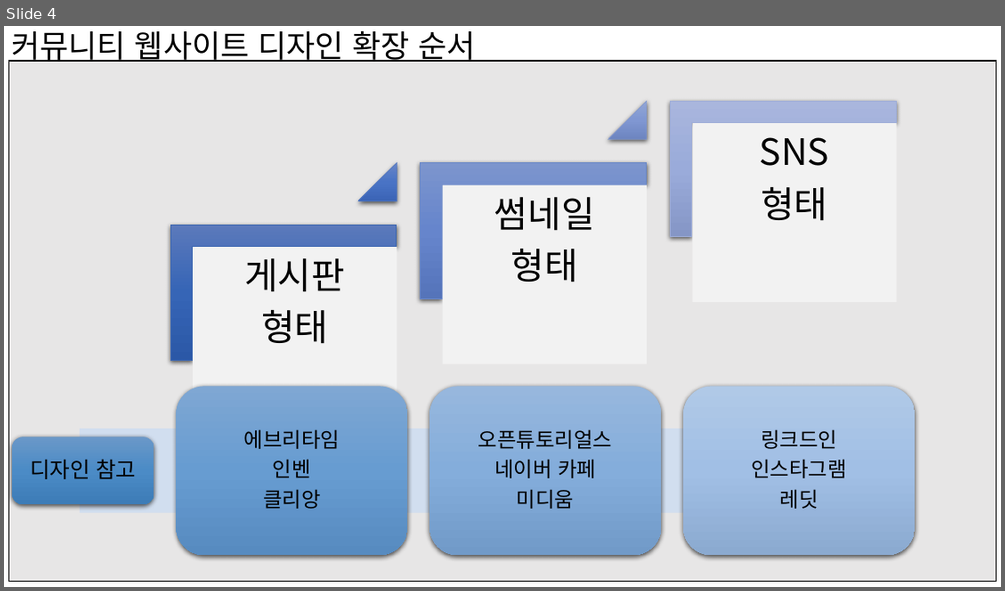
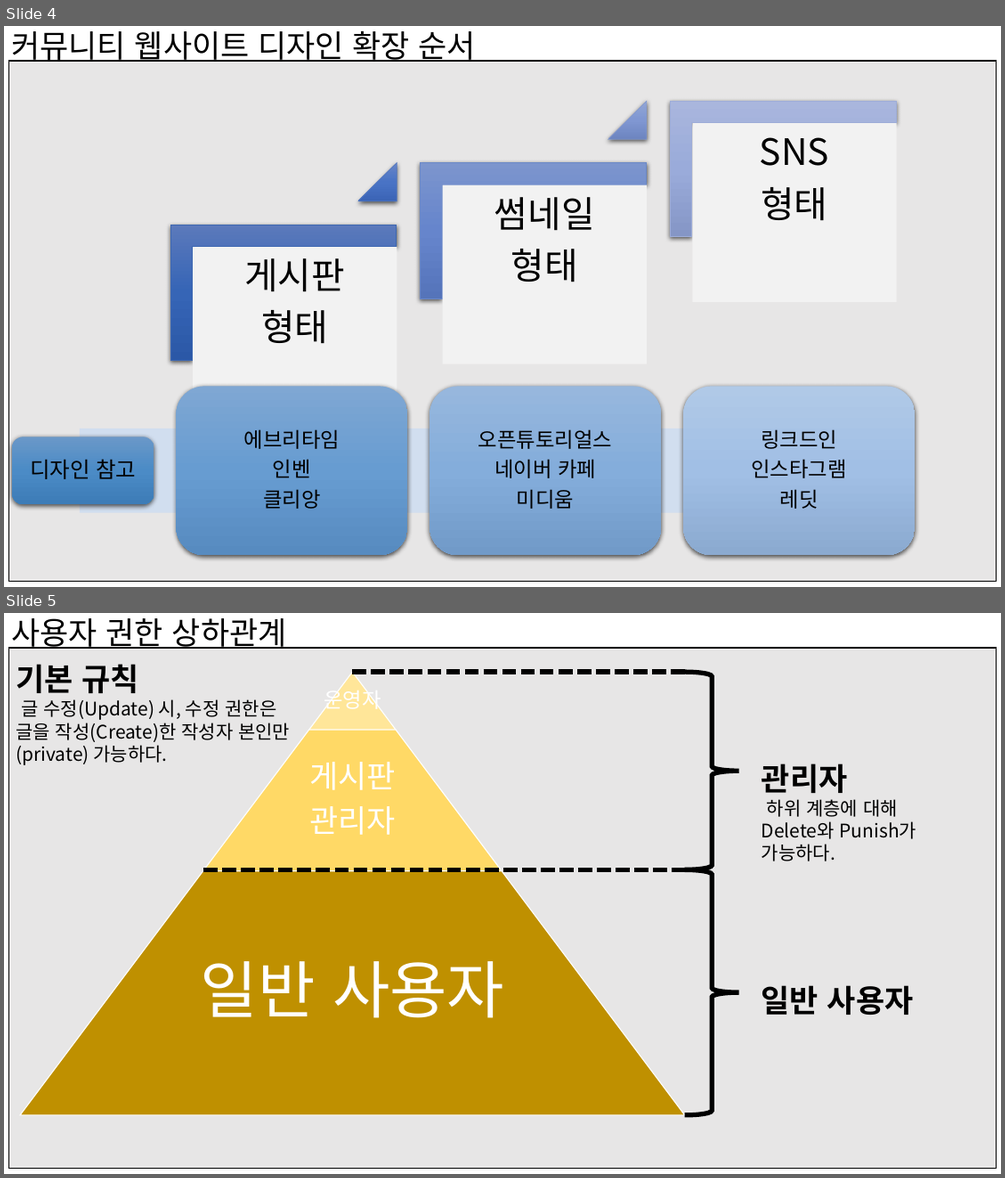
Before and after one commit to kkevin811015/MyDepartmentArchive, a slide deck: Documents/Requirements/service_order_client/raw/학과 커뮤니티 웹사이트 및 모바일 앱 개발 시스템 개념도.pptx. Shown one above the other, each under a label of ours: slide 4 before the commit, slides 4 and 5 after it. The pictures are 1005x591 and 1005x1178 pixels, drawn with LibreOffice and Linux fonts; fonts in the diff are those of the drawing. Boxes give left, top, right and bottom in pixels: in the first picture for what was removed or moved away, otherwise in the second. Text is boxed around its words. In the diff, an @@ line names an element or a change of style, - is before the commit and + after.

```diff
--- a/Documents/Requirements/service_order_client/raw/학과 커뮤니티 웹사이트 및 모바일 앱 개발 시스템 개념도.pptx
+++ b/Documents/Requirements/service_order_client/raw/학과 커뮤니티 웹사이트 및 모바일 앱 개발 시스템 개념도.pptx
@@ slide 5 added at (4,613,1001,1174), background #FFFFFF @@
@@ title added at (11,618,287,649), 30 pt, text #000000 @@
+사용자 권한 상하관계
@@ rectangle added at (8,648,996,1167), fill #E7E6E6, outline #000000 1 pt @@
@@ text added at (16,664,290,765), 18 pt, text #000000 @@
+기본 규칙
+글 수정(Update) 시, 수정 권한은 글을 작성(Create)한 작성자 본인만(private) 가능하다.
@@ line added from (353, 672) to (685, 672), #000000 4.5 pt dashed @@
@@ right brace added at (685,672,739,870), outline #000000 4.5 pt @@
@@ text added at (761,763,917,861), 18 pt, text #000000 @@
+관리자
+하위 계층에 대해
+Delete와 Punish가
+가능하다.
@@ line added from (203, 869) to (685, 869), #000000 4.5 pt dashed @@
@@ right brace added at (685,869,739,1115), outline #000000 4.5 pt @@
@@ group added at (20,672,685,1115): 3 trapezoids, 2 texts @@
+게시판
+관리자
+일반 사용자
@@ text added at (761,985,914,1014), 30 pt, text #000000, bold @@
+일반 사용자
```
Also in this commit, not shown: 3 slides changed, 2 other slides added.
